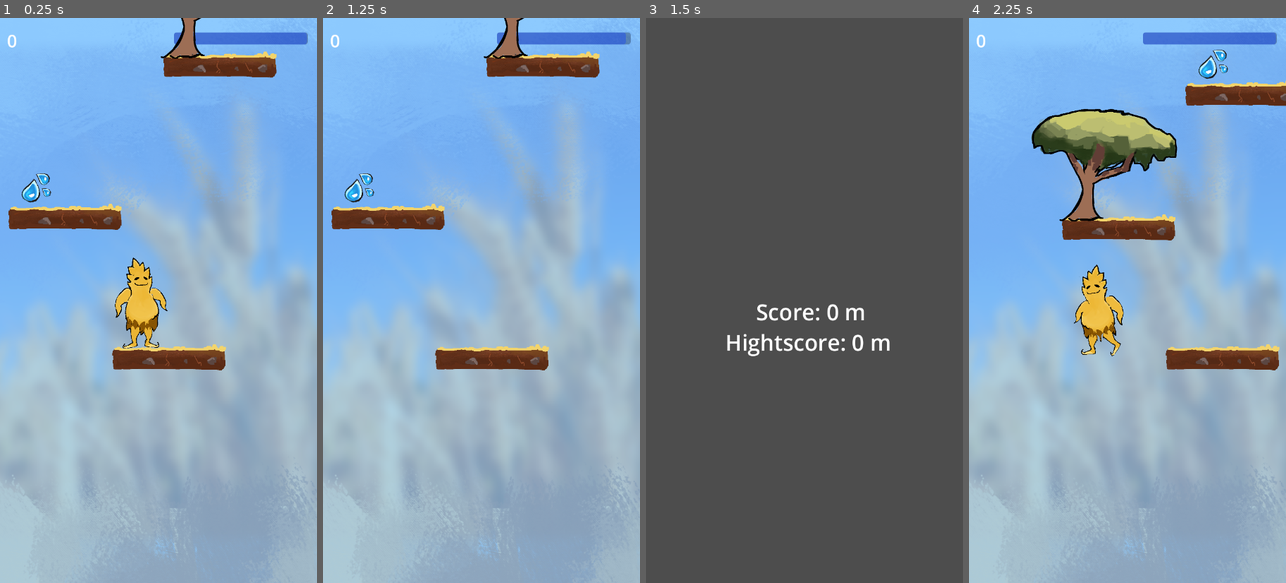
Above: before the commit, frames 1-4 (left to right).
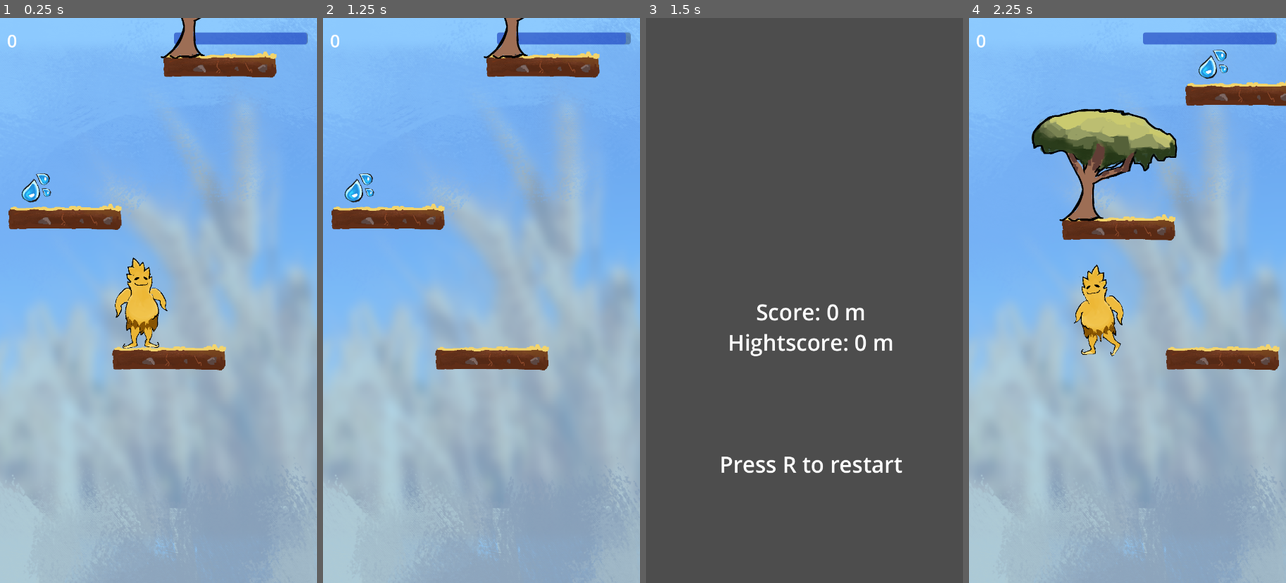
Above: after the commit, the same moments.

Repository: DannyIsYog/Trigo-Jump
Game: Godot game, scene res://Game/Scenes/MainScene.tscn
Two runs of this game, one before a commit and one after it. Both use one fixed random seed, a clock stepped at 60 frames per second and the inputs below.
Inputs:
- Up to frame 1 (0.25 s): no input
- Up to frame 2 (1.25 s): hold D (right) from 0.53 s (still down); tap Space (jump) at 0.77 s
- Up to frame 3 (1.5 s): keep holding D (right); tap Enter at 1.25 s
- Up to frame 4 (2.25 s): tap Space (jump) at 1.52 s; tap R (restart) at 2 s; release D (right) at 2.03 s; hold A (left) from 2.03 s (still down)

Frames 1-2 are identical in both runs. In frame 3, 1.5% of the frame differs, in the area x 23-81%, y 55-81%; in frame 4, nothing differs.

Commit message:
Deleted prints, added more text to score scene

Diff:
--- a/Game/Scripts/MainScene.gd
+++ b/Game/Scripts/MainScene.gd
@@ -19,7 +19,6 @@
 
 func endGame(score, currentScene):
 	inGame = false
-	print("going to score")
 	self.score = score
 	if score > highScore:
 		highScore = score
--- a/Game/Scripts/score.gd
+++ b/Game/Scripts/score.gd
@@ -3,11 +3,7 @@
 @onready var gameManager = get_parent()
 # Called when the node enters the scene tree for the first time.
 func _ready():
-	print(gameManager)
-	print(gameManager.score)
-	print(gameManager.highScore)
-	self.text = "[center] Score: " + str(gameManager.score) + " m \n Hightscore: " + str(gameManager.highScore) + " m [/center]"
-	print("Score scene")
+	self.text = "[center] Score: " + str(gameManager.score) + " m \n Hightscore: " + str(gameManager.highScore) + " m \n\n\n\n Press R to restart[/center]"
 
 # Called every frame. 'delta' is the elapsed time since the previous frame.
 func _process(delta):
--- a/Objects/Scripts/camera.gd
+++ b/Objects/Scripts/camera.gd
@@ -32,7 +32,6 @@
 
 	score = int((startingY - maxY)/50)
 	player.lifeLossPerSec = 3 + score/20
-	print(player.lifeLossPerSec)
 	text.text = str(score)
 
 func firstTimeSet():
--- a/Objects/Scripts/destroyArea.gd
+++ b/Objects/Scripts/destroyArea.gd
@@ -5,9 +5,7 @@
 signal spawnPlatforms(number_of_platforms: int)
 
 func _on_body_entered(body):
-	print("deleting")
 	if body.get_parent().name == "Player":
-		print("restarting")
 		body.get_parent().queue_free()
 		restartGame.emit()
 		return
